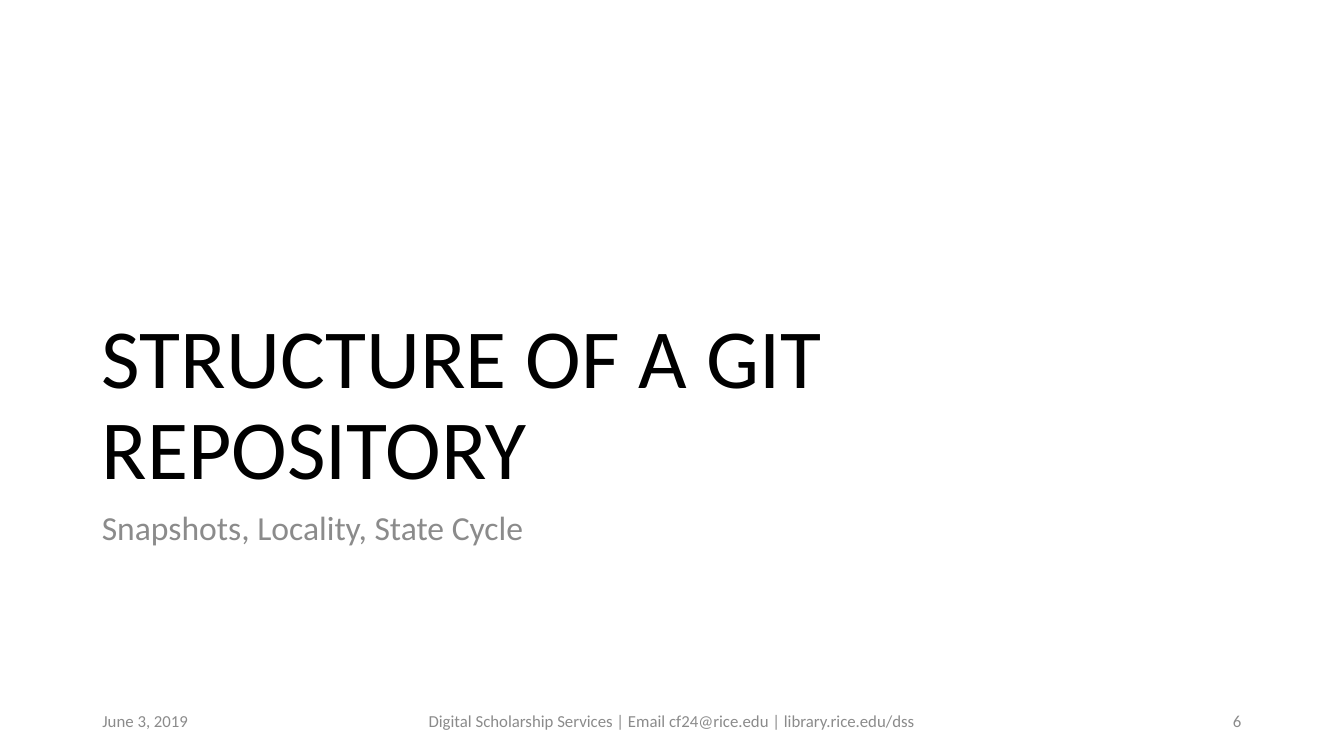
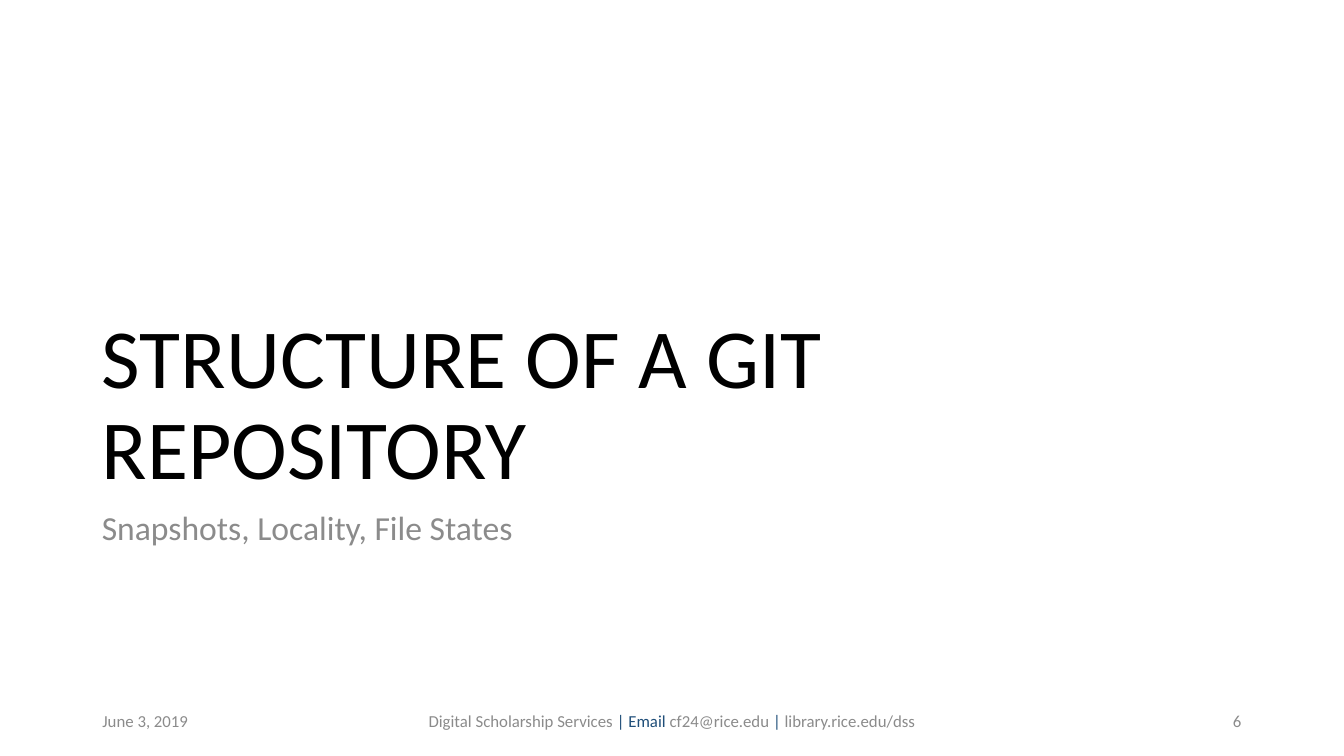
Before and after one commit to bakitybacon/rice-data-and-donuts, a slide deck: slide 6 of github/Introduction to Git & Github.pptx. Drawn at 1344x756 pixels with LibreOffice and Linux fonts; fonts in the diff are those of the drawing; background and template pictures are left out. Boxes give left, top, right and bottom in pixels: in the first picture for what was removed or moved away, otherwise in the second. Text is boxed around its words. In the diff, an @@ line names an element or a change of style, - is before the commit and + after.

```diff
--- a/github/Introduction to Git & Github.pptx
+++ b/github/Introduction to Git & Github.pptx
@@ text at (x1=102, y1=516, x2=513, y2=546): text changed @@
-Snapshots, Locality, State Cycle
+Snapshots, Locality, File States
@@ text "Digital Scholarship Services | Email ..." at (x1=429, y1=715, x2=915, y2=730): text colour #8C8C8C to #1F4E79 in "| Email |" @@
```
Also in this commit, not shown: 8 other slides changed, 19 slides added.
